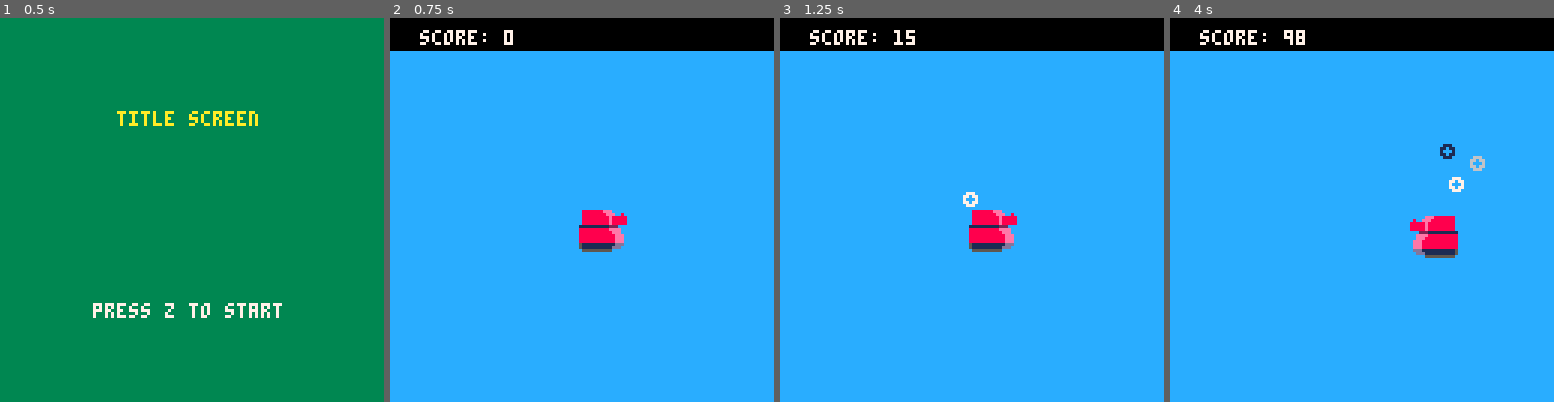
Above: before the commit, frames 1-4 (left to right).
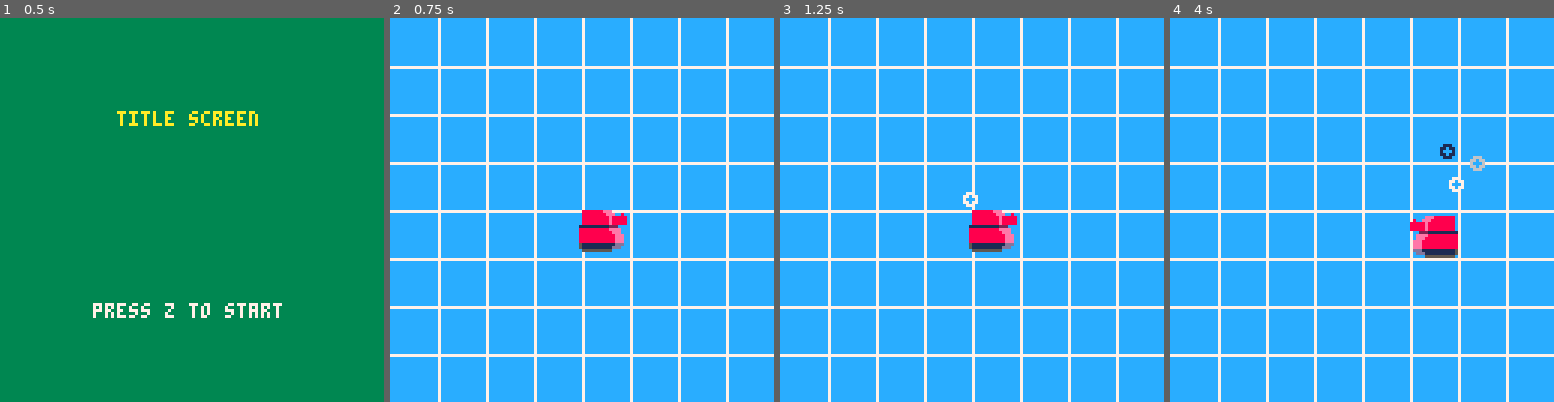
Above: after the commit, the same moments.

Repository: wbprice/pico-wars
Game: PICO-8 cartridge pico-wars.p8
The game is run twice, just before and just after one commit, with the same random seed, the same clock (stepped at 60 frames per second) and the same inputs.
Inputs:
- Up to frame 1 (0.5 s): no input
- Up to frame 2 (0.75 s): tap O (Z key) at 0.7 s
- Up to frame 3 (1.25 s): no input
- Up to frame 4 (4 s): hold Right 1.6-2.1 s; tap O (Z key) every 0.4 s from 1.7 to 3.7 s; hold Up 2.15-2.42 s; hold Right 2.47-3.03 s; hold Left 3.08-3.58 s; hold Down 3.63-3.97 s

Frame 1 is identical in both runs. In frame 2, 19% of the frame differs, in the area x 0-100%, y 0-100%; in frame 3, 19%; in frame 4, 19%.

Commit message:
Draw grid. Remove score.

Diff:
--- a/pico-wars.p8
+++ b/pico-wars.p8
@@ -61,6 +61,14 @@
 	end
 end
 
+function drawgrid()
+	for i=1,8 do
+		local j = i * 16
+		line(j, 0, j, 128, 7)
+		line(0, j, 128, j, 7)
+	end
+end
+
 function queueexhaust(x, y)
 	local length = 0;
 
@@ -113,7 +121,6 @@
 end
 
 function gameupdate()
-	score+=1
 	update_second_counter()
 	playercontrol()
 end
@@ -135,9 +142,7 @@
 
 function gamedraw()
 	rectfill(0,0,screenwidth, screenheight, 12)
-	rectfill(0,0,screenwidth, 10, 0)
-	print("score: " .. score, 10, 4, 7)
-
+	drawgrid()
 	playerdraw()
 end
 
